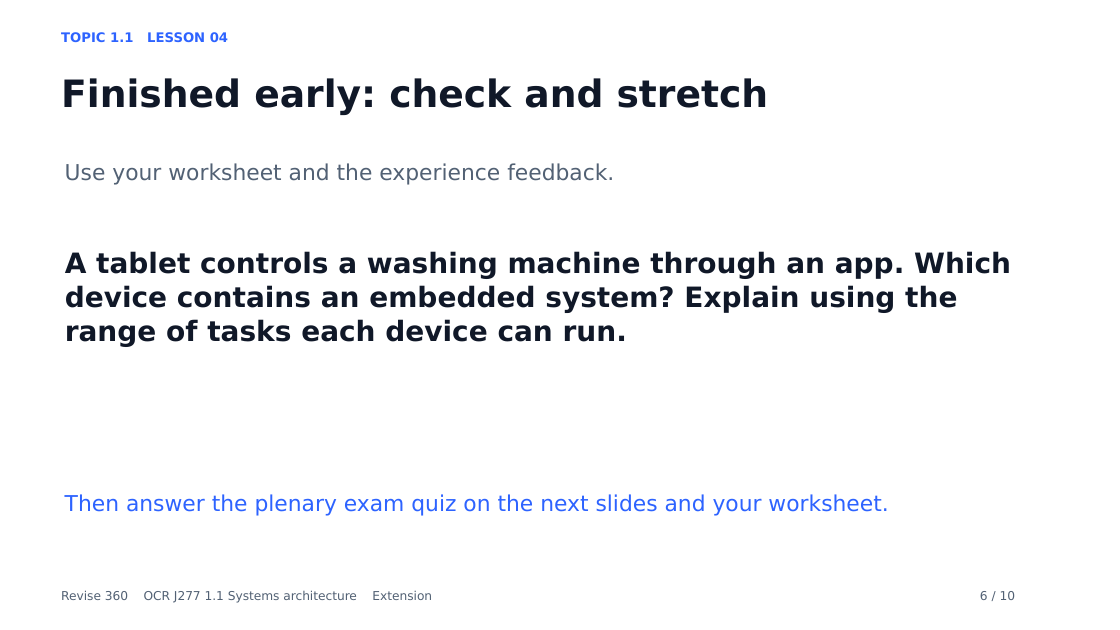
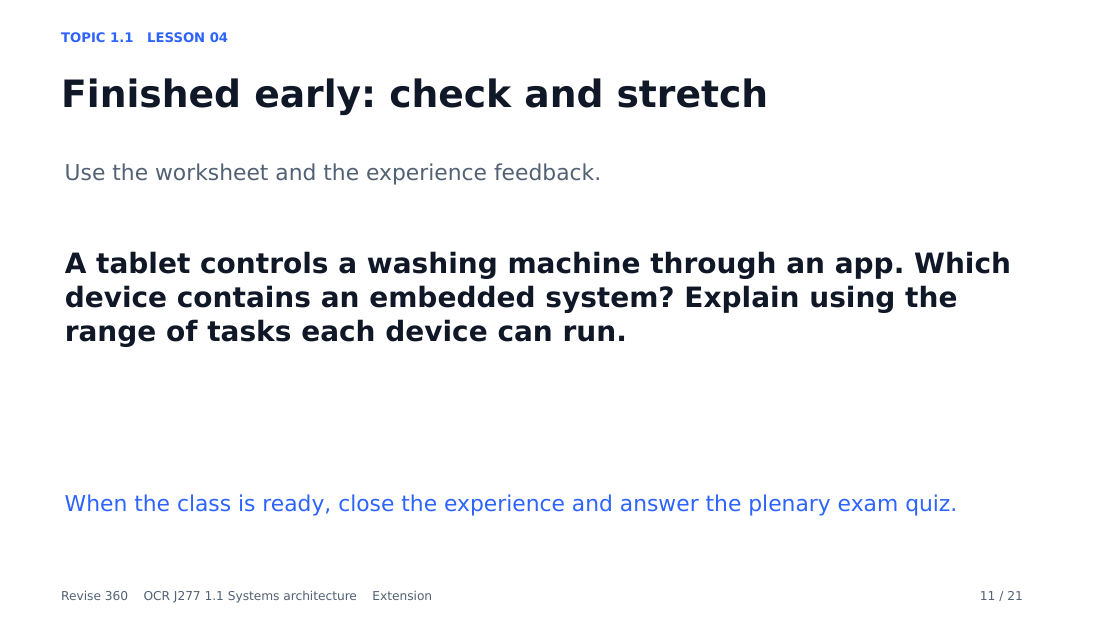
Before and after one commit to MrP-CS/Revise360, a slide deck: slide 11 of presentations/SA_L04_SmartHome_Lesson.pptx (slide 6 before the commit). Drawn at 1120x630 pixels with LibreOffice and Linux fonts; fonts in the diff are those of the drawing. Boxes give left, top, right and bottom in pixels: in the first picture for what was removed or moved away, otherwise in the second. Text is boxed around its words. In the diff, an @@ line names an element or a change of style, - is before the commit and + after.

Commit message:
Align Topic 1.1 lesson decks with worksheets and experience views

```diff
--- a/presentations/SA_L04_SmartHome_Lesson.pptx
+++ b/presentations/SA_L04_SmartHome_Lesson.pptx
@@ text at [65,163,601,185]: text changed @@
-Use your worksheet and the experience feedback.
+Use the worksheet and the experience feedback.
@@ text at [65,494,957,516]: text changed @@
-Then answer the plenary exam quiz on the next slides and your worksheet.
+When the class is ready, close the experience and answer the plenary exam quiz.
@@ text at [980,591,1023,600]: text changed @@
-6 / 10
+11 / 21
```
Also in this commit, not shown: 7 other slides changed, 13 slides added, 2 slides removed, 3 other files.
